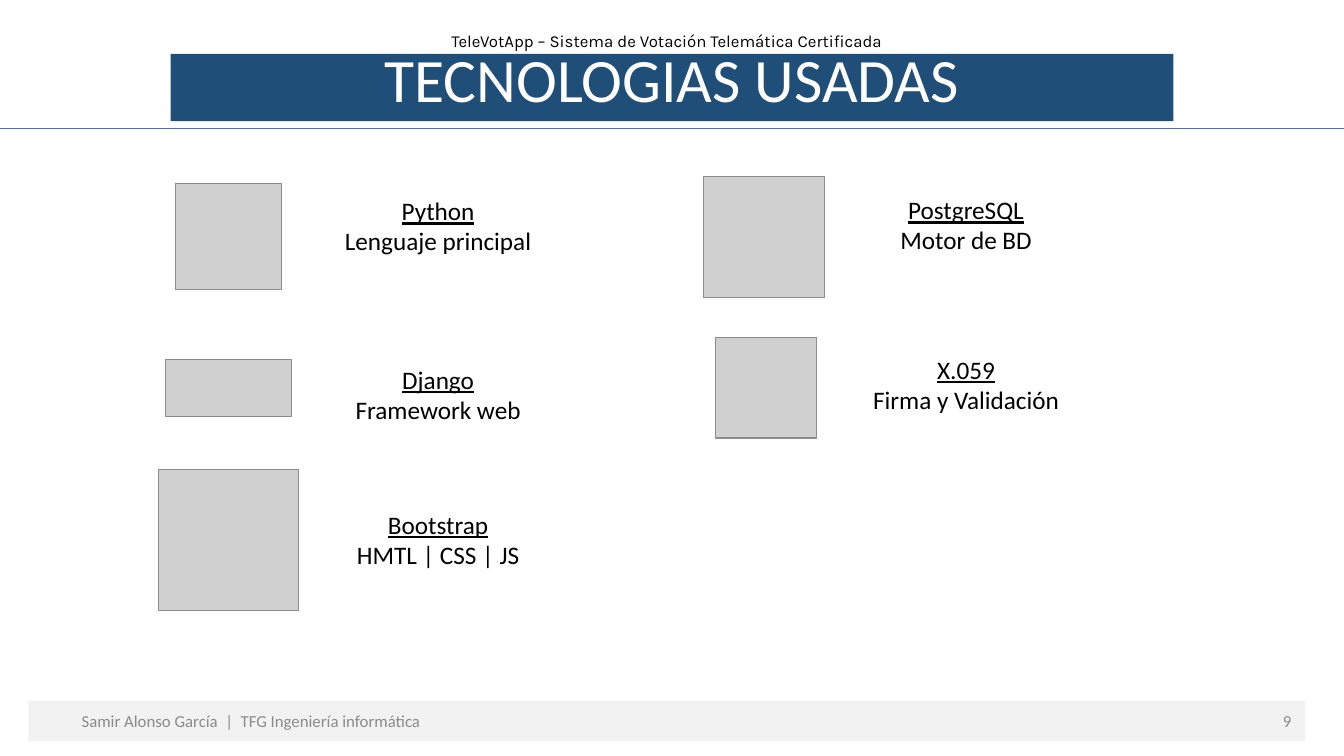
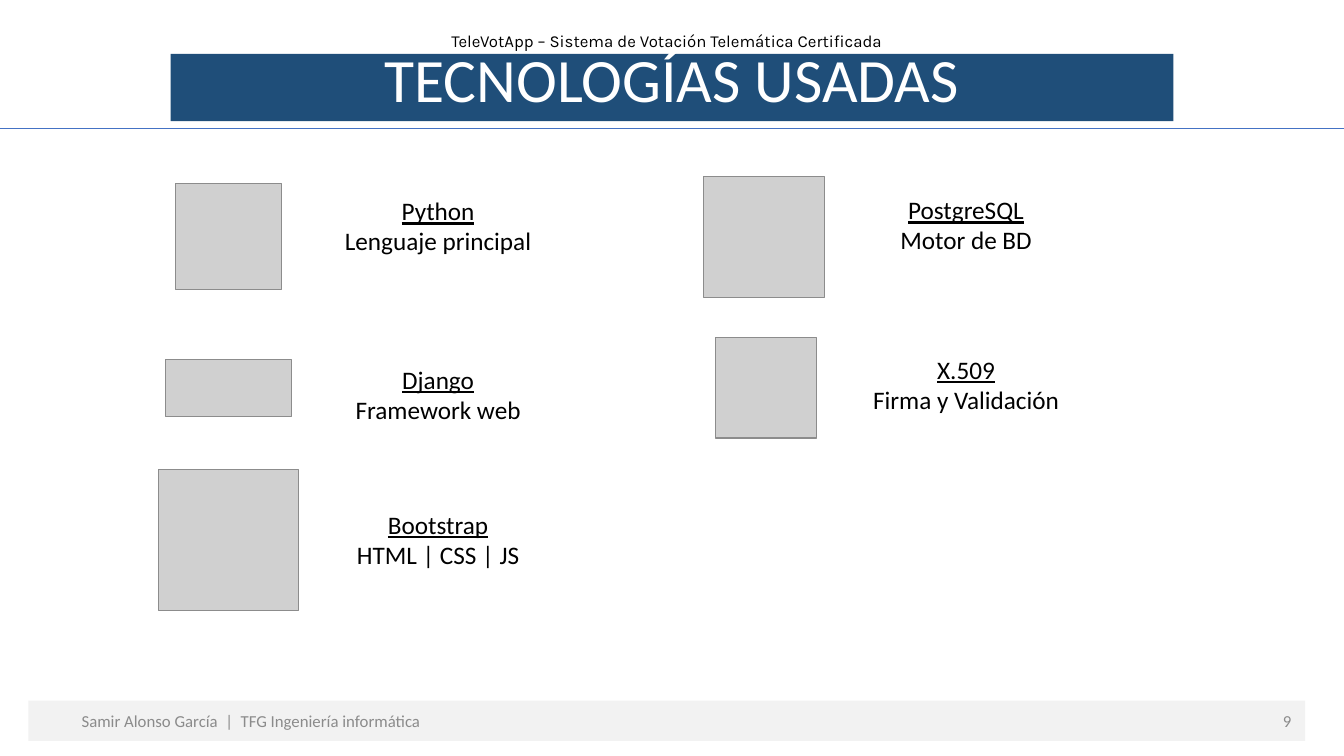
Before and after one commit to SamirAlonsoGarcia/TeleVotApp, a slide deck: slide 9 of DocumentosTFG/PresentaciónTFG.pptx. Drawn at 1344x756 pixels with LibreOffice and Linux fonts; fonts in the diff are those of the drawing; grey boxes stand for pictures. Boxes give left, top, right and bottom in pixels: in the first picture for what was removed or moved away, otherwise in the second. Text is boxed around its words. In the diff, an @@ line names an element or a change of style, - is before the commit and + after.

```diff
--- a/DocumentosTFG/PresentaciónTFG.pptx
+++ b/DocumentosTFG/PresentaciónTFG.pptx
@@ title at (x1=385, y1=51, x2=959, y2=103): text changed @@
-TECNOLOGIAS USADAS
+TECNOLOGÍAS USADAS
@@ text at (x1=937, y1=362, x2=995, y2=383): text changed @@
-X.059
+X.509
@@ text at (x1=357, y1=547, x2=520, y2=564): text changed @@
-HMTL | CSS | JS
+HTML | CSS | JS
```
Also in this commit, not shown: 1 other slide changed, 17 other files.
